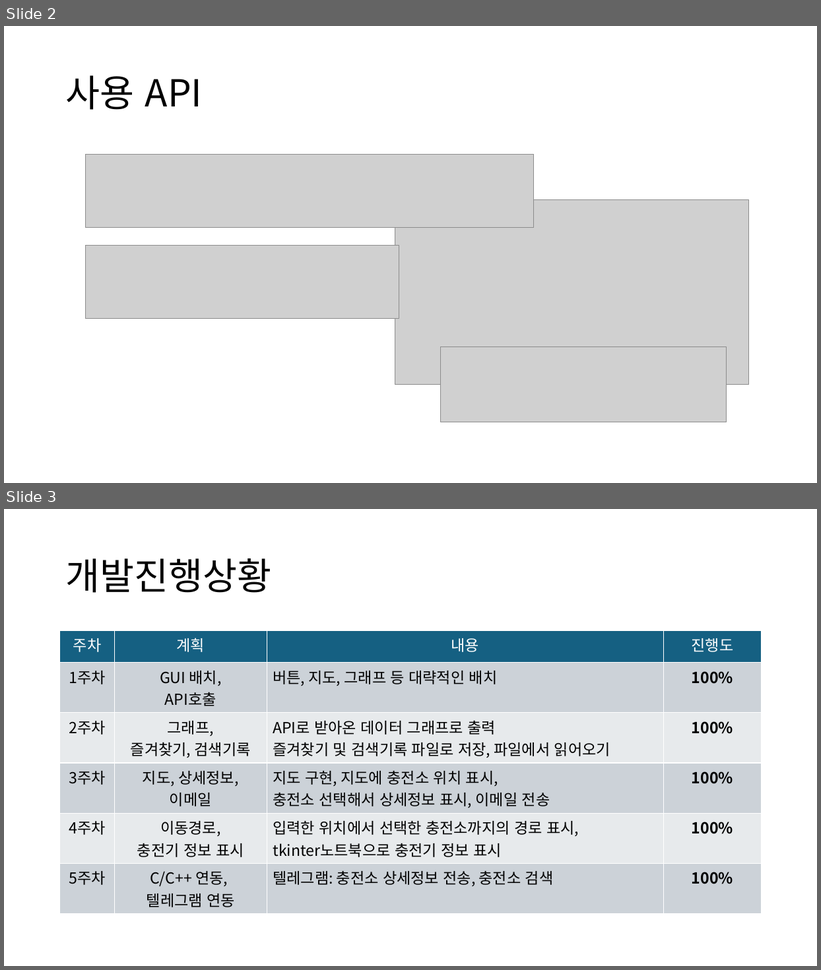
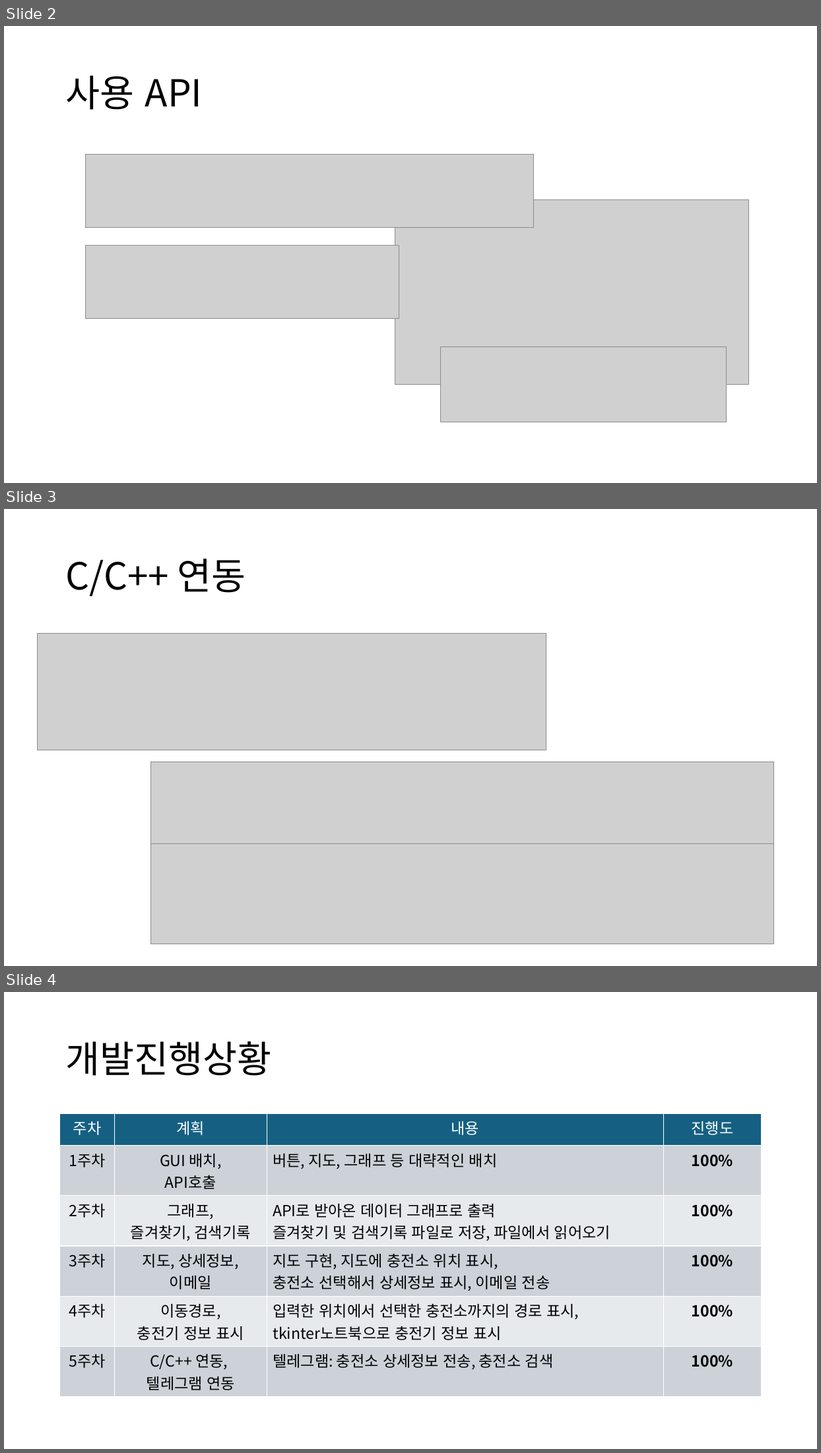
Before and after one commit to Jirung-E/Script_termproject, a slide deck: docs/스크립트언어_텀프로젝트_최종발표.pptx. Shown one above the other, each under a label of ours: slides 2 and 3 before the commit, slides 2, 3 and 4 after it. The pictures are 821x970 and 821x1453 pixels, drawn with LibreOffice and Linux fonts; fonts in the diff are those of the drawing; grey boxes stand for pictures. Boxes give left, top, right and bottom in pixels: in the first picture for what was removed or moved away, otherwise in the second. Text is boxed around its words. In the diff, an @@ line names an element or a change of style, - is before the commit and + after.

Commit message:
ppt update

```diff
--- a/docs/스크립트언어_텀프로젝트_최종발표.pptx
+++ b/docs/스크립트언어_텀프로젝트_최종발표.pptx
@@ slide 3 added at <box>4,509,817,966</box>, background #FFFFFF @@
@@ title added at <box>66,559,246,596</box>, 44 pt, text #000000 @@
+C/C++ 연동
@@ picture added at <box>37,634,546,751</box> @@
@@ picture added at <box>151,762,774,844</box> @@
@@ picture added at <box>151,844,774,945</box> @@
@@ what was slide 3 is now slide 4 @@
```
